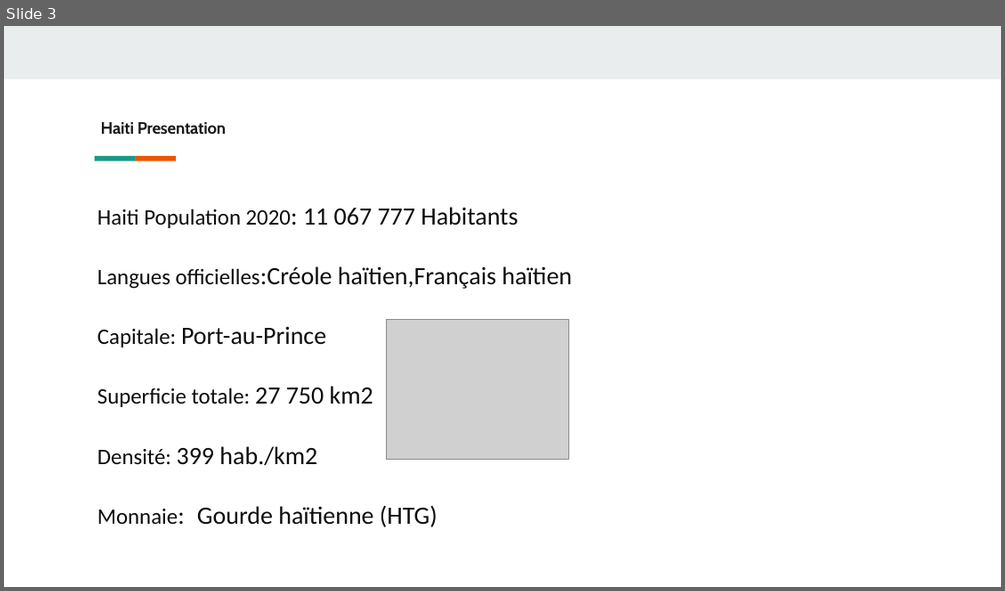
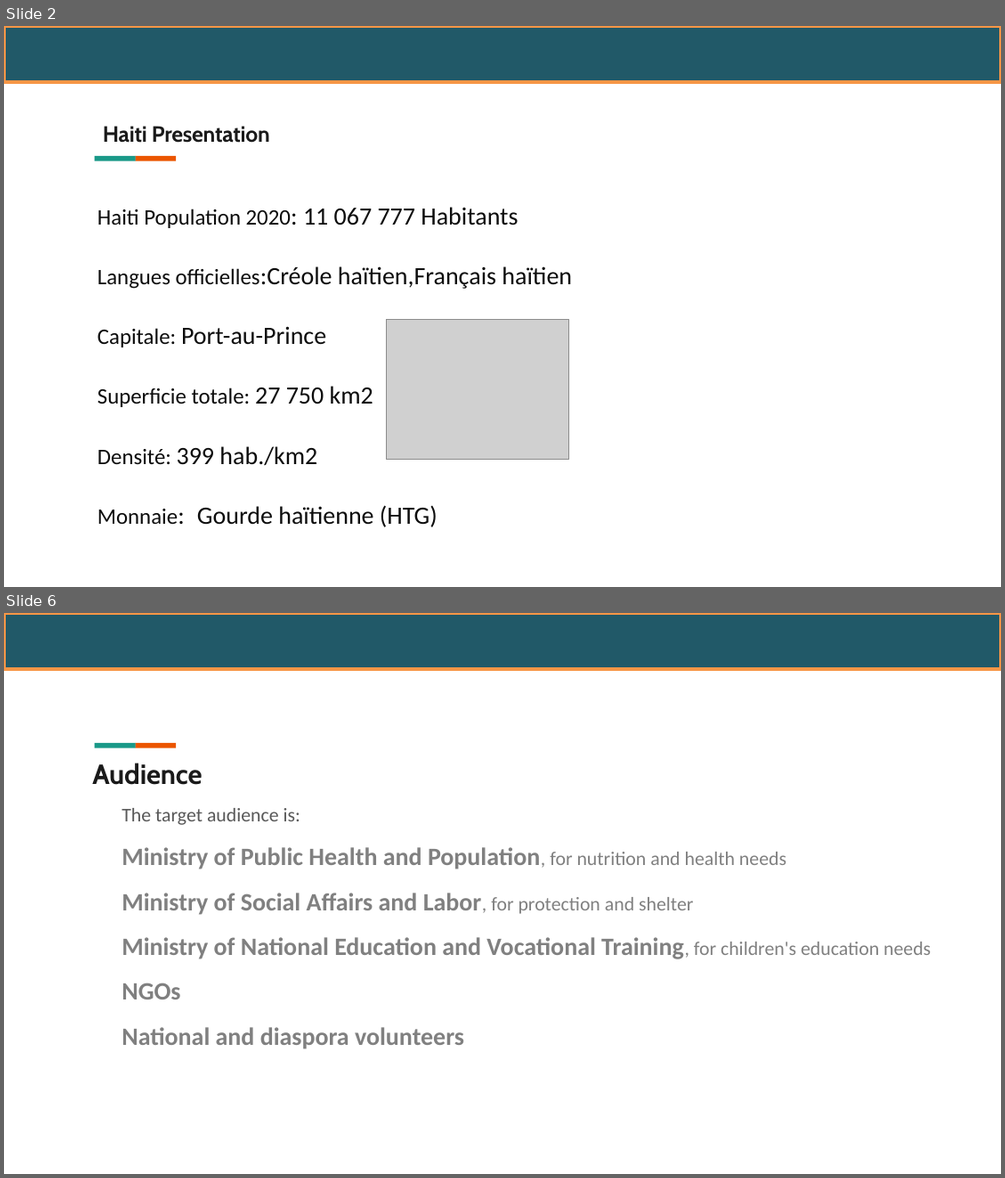
Before and after one commit to Thermoris1212/Ayiti-Analytics-Capstone-project, a slide deck: présentationCapstone.pptx. Shown one above the other, each under a label of ours: slide 3 before the commit, slides 2 and 6 after it; the slides between them are not shown. The pictures are 1005x591 and 1005x1178 pixels, drawn with LibreOffice and Linux fonts; fonts in the diff are those of the drawing; grey boxes stand for pictures; background and template pictures are left out. Boxes give left, top, right and bottom in pixels: in the first picture for what was removed or moved away, otherwise in the second. Text is boxed around its words. In the diff, an @@ line names an element or a change of style, - is before the commit and + after.

```diff
--- a/présentationCapstone.pptx
+++ b/présentationCapstone.pptx
@@ slide 6 added at [4,613,1001,1174], background #FFFFFF; not listed: 3 template elements that a slide beside it also shows @@
@@ rectangle added at [4,613,1001,669], fill #215968, outline #F79646 2 pt @@
@@ rectangle added at [261,694,777,1085], fill #FFFFFF @@
@@ text added at [92,763,202,785], 20 pt, text #1A1A1A, bold @@
+Audience
@@ text added at [121,808,930,1049], 18 pt, text #808080, bold @@
+The target audience is:
+Ministry of Public Health and Population, for nutrition and health needs
+Ministry of Social Affairs and Labor, for protection and shelter
+Ministry of National Education and Vocational Training, for children's education needs
+NGOs
+National and diaspora volunteers
@@ what was slide 3 is now slide 2 @@
@@ slide 2 changed as well @@
@@ rectangle added at [4,26,1001,82], fill #215968, outline #F79646 2 pt @@
@@ title "Haiti Presentation" at [103,126,270,143]: size 12 to 16 pt @@
```
Also in this commit, not shown: 2 other slides changed, 8 other slides added, 3 slides removed.
